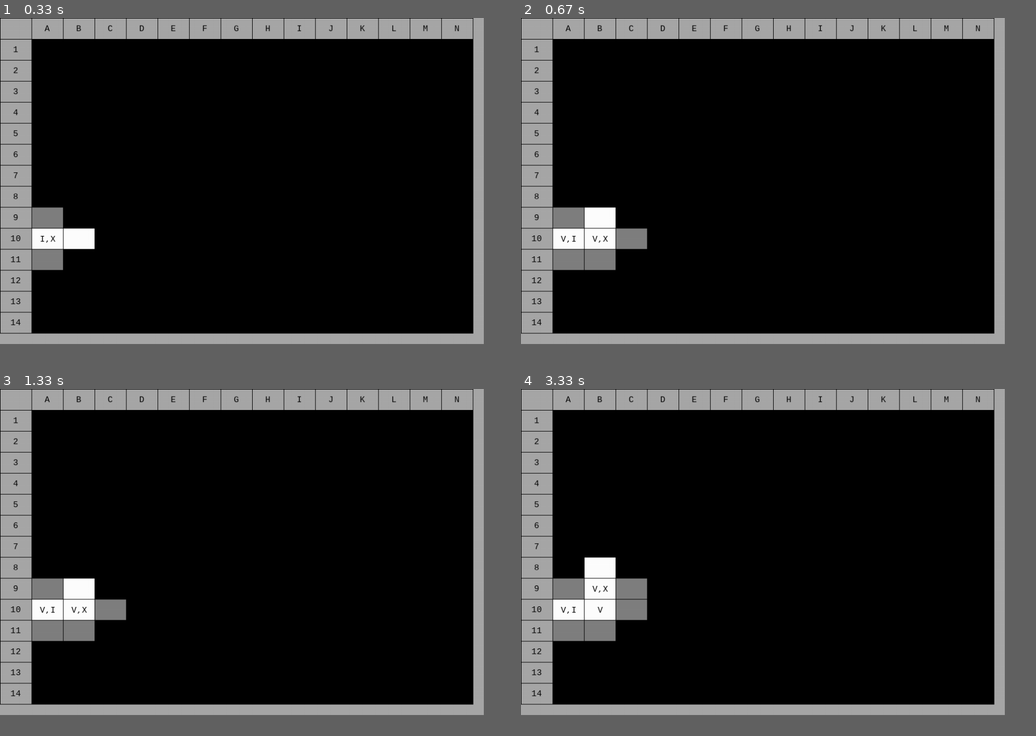
Above: before the commit, frames 1-4 (two rows, left to right).
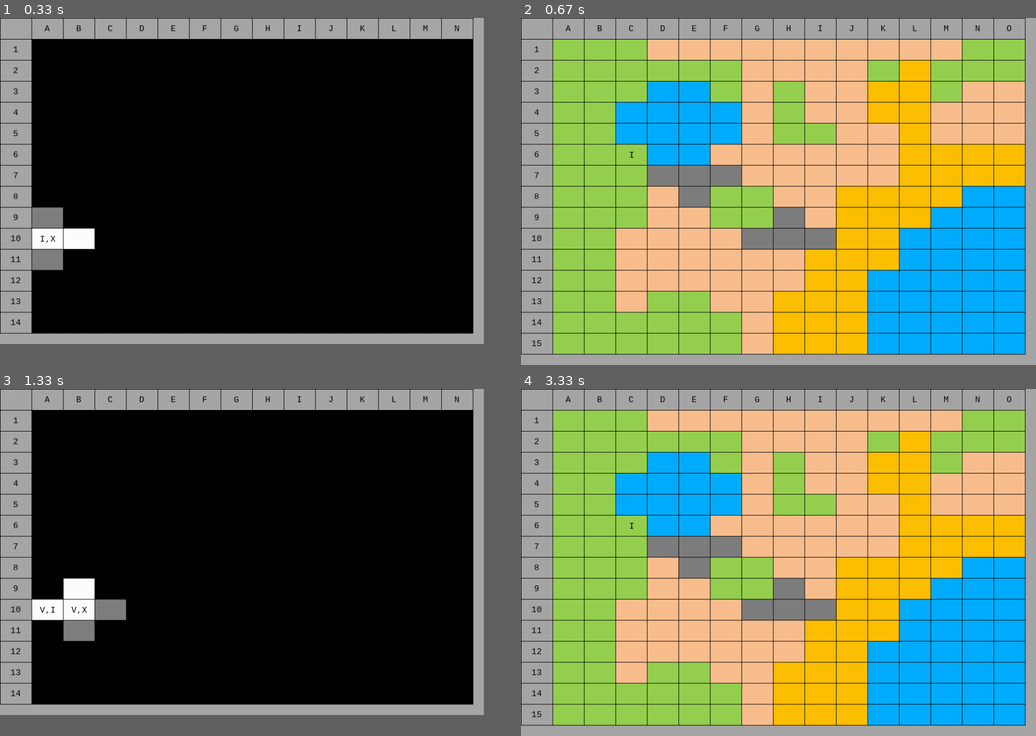
Above: after the commit, the same moments.

Repository: Edwin00821/FIA
Game: pygame game, started from agents-lab/main.py
Same seed, same stepped clock (60 frames per second), same inputs: the game is played once before the commit and once after it.
Inputs (mouse positions are in pixels of both pictures, inside the frame that each line leads up to):
- Up to frame 1 (0.33 s): no input
- Up to frame 2 (0.67 s): hold M from 0.33 s (still down); hold D from 0.33 s (still down)
- Up to frame 3 (1.33 s): release M at 0.8 s; release D at 0.8 s; hold M 0.83-1.3 s; hold D 0.83-1.3 s
- Up to frame 4 (3.33 s): tap 1 at 1.33 s; tap R at 1.67 s; hold D 2-2.47 s; hold W 2.5-2.8 s; click (613, 503) at 2.88 s; tap M at 3.17 s
In our replay, in frame 2 the window is 900x606 before the commit and 958x645 after it. These sizes can differ from the game's own. Grey fills any space a smaller window leaves; there, only what the larger window draws over its background counts as a difference.

Frame 1 is identical in both runs. In frame 2, 83% of the frame differs, in the area x 0-99%, y 0-98%; in frame 3, 0.7%; in frame 4, 83%.

Commit message:
feat(practice-1): implement game mode system with MAZE and MAP modes
- Add GameMode enum and GameConfig dataclass for mode management
- Create GameConfigLoader to load mode-specific configuration from JSON
- Refactor Application to support dynamic mode switching
- Add fog of war conditional rendering based on game mode
- Implement mode switching with 'M' key (MAZE - MAP)
- Move map and config files to mode-specific directories (data/maze/, data/map/)
- Add SWITCH_GAME_MODE event to EventBus
- Update Application.initialize() to use config loader instead of hardcoded values
- Clean up debug prints in Map.get_positions_with_mark()

BREAKING CHANGE: Map file location changed from data/map.csv to data/maze/map.csv

Diff:
--- /dev/null
+++ b/agents-lab/data/map/board.csv
@@ -0,0 +1,15 @@
+5,5,5,2,2,2,2,2,2,2,2,2,2,5,5
+5,5,5,5,5,5,2,2,2,2,5,4,5,5,5
+5,5,5,3,3,5,2,5,2,2,4,4,5,2,2
+5,5,3,3,3,3,2,5,2,2,4,4,2,2,2
+5,5,3,3,3,3,2,5,5,2,2,4,2,2,2
+5,5,5,3,3,2,2,2,2,2,2,4,4,4,4
+5,5,5,0,0,0,2,2,2,2,2,4,4,4,4
+5,5,5,2,0,5,5,2,2,4,4,4,4,3,3
+5,5,5,2,2,5,5,0,2,4,4,4,3,3,3
+5,5,2,2,2,2,0,0,0,4,4,3,3,3,3
+5,5,2,2,2,2,2,2,4,4,4,3,3,3,3
+5,5,2,2,2,2,2,2,4,4,3,3,3,3,3
+5,5,2,5,5,2,2,4,4,4,3,3,3,3,3
+5,5,5,5,5,5,2,4,4,4,3,3,3,3,3
+5,5,5,5,5,5,2,4,4,4,3,3,3,3,3
--- /dev/null
+++ b/agents-lab/data/map/config.json
@@ -0,0 +1,8 @@
+{
+  "mode": "map",
+  "map_path": "data/map/board.csv",
+  "initial_position": [5, 2],
+  "goal_position": [8, 7],
+  "entity_type": "human",
+  "entity_config": {}
+}
--- a/agents-lab/data/maze.txt
+++ /dev/null
@@ -1,14 +0,0 @@
-0,0,0,0,0,0,0,0,1,0,0,0,0,0
-0,1,1,1,1,0,1,1,1,1,1,1,1,1
-0,1,0,1,0,0,1,0,1,0,0,0,0,0
-0,0,1,1,1,1,1,0,1,0,0,0,0,0
-0,0,0,1,0,1,0,0,1,0,0,0,0,0
-0,0,0,1,0,0,0,0,1,0,0,0,0,0
-0,1,1,1,1,1,1,0,1,0,0,0,0,0
-0,1,0,1,0,0,0,0,0,0,0,0,0,0
-0,1,0,1,1,1,1,1,1,0,0,0,0,0
-1,1,0,1,0,0,0,1,0,0,0,0,0,0
-0,0,0,1,0,0,0,1,0,0,0,0,0,0
-0,0,0,1,0,0,0,1,0,0,0,0,0,0
-0,0,0,1,0,0,0,1,0,0,0,0,0,0
-0,0,0,1,0,0,0,1,0,0,0,0,0,0
--- /dev/null
+++ b/agents-lab/data/maze/config.json
@@ -0,0 +1,8 @@
+{
+  "mode": "maze",
+  "map_path": "data/maze/board.txt",
+  "initial_position": [9, 0],
+  "goal_position": [1, 4],
+  "entity_type": "3",
+  "entity_config": {}
+}
--- a/agents-lab/src/app/application.py
+++ b/agents-lab/src/app/application.py
@@ -4,9 +4,10 @@
 from src.core.agent import Agent
 from src.core.agent_factory import AgentFactory
 from src.core.actions import TurnLeft, TurnRight, MoveForward, MoveUp, MoveDown, MoveRight, MoveLeft
-
+from src.core.game_mode import GameMode, GameConfig
 
 from src.utils.map_loader import MapLoader
+from src.utils.game_config_loader import GameConfigLoader, GameConfigLoaderError
 
 from src.app.config.config_manager import ConfigManager
 
@@ -42,6 +43,11 @@
 
         self.map_loader = MapLoader()
 
+        self.game_config_loader = GameConfigLoader(
+            self._config_manager.app.DATA_DIRECTORY)
+
+        self.game_mode: GameMode = GameMode.MAZE
+
         self.map_renderer = None
         self.current_map = None
 
@@ -54,32 +60,18 @@
 
             self._setup_event_handlers()
 
-            # Cargar mapa por defecto
-            map_path = self._config_manager.app.DEFAULT_MAP_PATH
-            self.current_map = self.map_loader.load_map(map_path)
-
-            # Calcular tamaño de ventana e inicializar renderizado
-            width, height = MapRenderer.calculate_window_size(
-                self.current_map, self._config_manager.display
-            )
-
-            # Inicializar el motor gráfico
-            self.graphics_engine.initialize(
-                width + 1, height + 1, self._config_manager.app.WINDOW_TITLE)
-
-            # Crear el renderer
-            self.map_renderer = MapRenderer(
-                self.graphics_engine, self._config_manager)
-
-            self.coordinate_system = CoordinateSystem(self._config_manager)
-
-            self.current_map.grid[9][0].add_mark(CellMark.INITIAL)
-            self.current_map.grid[1][4].add_mark(CellMark.FINAL)
-            self.current_map.mark_decision_points()
-
-            self.current_agent = AgentFactory.create_agent(3, self.event_bus)
-
-            self.current_agent.initialize_on_map(self.current_map)
+            # Cargar configuración del modo inicial
+            try:
+                self.current_game_config = self.game_config_loader.load_config(
+                    self.game_mode
+                )
+            except GameConfigLoaderError as e:
+                print(f"Error cargando configuración del juego: {e}")
+                return False
+
+            # Cargar estado del juego según configuración
+            if not self._load_game_state(self.game_mode):
+                return False
 
             print("\nMotor de aplicación inicializado correctamente\n")
             return True
@@ -92,6 +84,10 @@
         """Configura los handlers del bus de eventos."""
         self.event_bus.register_handler(AppEvent.EXIT, self._on_exit)
         self.event_bus.register_handler(AppEvent.RELOAD, self._on_reload)
+
+        self.event_bus.register_handler(
+            AppEvent.SWITCH_GAME_MODE, self._on_switch_game_mode)
+
         self.event_bus.register_handler(
             AppEvent.CELL_INSPECTED, self._on_cell_inspected)
 
@@ -190,24 +186,20 @@
         """Maneja el evento de recargar la aplicación."""
         print("\nRecargando aplicación...")
         try:
-            # Recargar el mapa
-            map_path = self._config_manager.app.DEFAULT_MAP_PATH
-            self.current_map = self.map_loader.load_map(map_path)
-
-            # Recrear el renderer
-            self.map_renderer = MapRenderer(
-                self.graphics_engine, self._config_manager)
-
-            self.current_map.grid[9][0].add_mark(CellMark.INITIAL)
-            self.current_map.grid[1][4].add_mark(CellMark.FINAL)
-            self.current_map.mark_decision_points()
-
-            # Reinicializar agente en el nuevo mapa
+            # Recargar configuración del modo actual
+            self.current_game_config = self.game_config_loader.load_config(
+                self.game_mode
+            )
+
+            # Recargar estado del juego
             if self.current_agent:
                 self.current_agent.reset()
-                self.current_agent.initialize_on_map(self.current_map)
-
-            print("Aplicación recargada exitosamente")
+
+            if self._load_game_state(self.game_mode):
+                print("Aplicación recargada exitosamente")
+            else:
+                print("Error recargando aplicación")
+
         except Exception as e:
             print(f"Error recargando aplicación: {e}")
 
@@ -231,49 +223,168 @@
         if self.current_agent and self.current_map:
             action = TurnLeft()
             if self.current_agent.perform_action(action, self.current_map, AppEvent.AGENT_MOVED):
-              print("_on_agent_turn_left\n")
+                print("_on_agent_turn_left\n")
 
     def _on_agent_turn_right(self) -> None:
         """Maneja el evento de giro a la derecha del agente."""
         if self.current_agent and self.current_map:
             action = TurnRight()
             if self.current_agent.perform_action(action, self.current_map, AppEvent.AGENT_MOVED):
-              print("_on_agent_turn_right\n")
+                print("_on_agent_turn_right\n")
 
     def _on_agent_move_forward(self) -> None:
         """Maneja el evento de movimiento hacia adelante del agente."""
         if self.current_agent and self.current_map:
             action = MoveForward()
             if self.current_agent.perform_action(action, self.current_map, AppEvent.AGENT_MOVED):
-              print("")
+                print("")
 
     def _on_agent_move_up(self) -> None:
         """Maneja el evento de movimiento hacia arriba del agente."""
         if self.current_agent and self.current_map:
             action = MoveUp()
             if self.current_agent.perform_action(action, self.current_map, AppEvent.AGENT_MOVED):
-              print("_on_agent_move_up\n")
+                print("_on_agent_move_up\n")
 
     def _on_agent_move_down(self) -> None:
         """Maneja el evento de movimiento hacia abajo del agente."""
         if self.current_agent and self.current_map:
             action = MoveDown()
             if self.current_agent.perform_action(action, self.current_map, AppEvent.AGENT_MOVED):
-              print("_on_agent_move_down\n")
+                print("_on_agent_move_down\n")
 
     def _on_agent_move_right(self) -> None:
         """Maneja el evento de movimiento hacia la derecha este del agente."""
         if self.current_agent and self.current_map:
             action = MoveRight()
             if self.current_agent.perform_action(action, self.current_map, AppEvent.AGENT_MOVED):
-              print("_on_agent_move_right\n")
+                print("_on_agent_move_right\n")
 
     def _on_agent_move_left(self) -> None:
         """Maneja el evento de movimiento hacia la izquierda del agente."""
         if self.current_agent and self.current_map:
             action = MoveLeft()
             if self.current_agent.perform_action(action, self.current_map, AppEvent.AGENT_MOVED):
-              print("_on_agent_move_left\n")
+                print("_on_agent_move_left\n")
+
+    def _on_switch_game_mode(self) -> None:
+        """Maneja el evento de cambiar modo de juego."""
+        # Alternar entre MAZE y MAP
+        new_mode = GameMode.MAP if self.game_mode == GameMode.MAZE else GameMode.MAZE
+        self.switch_game_mode(new_mode)
+
+    def _load_game_state(self, mode: GameMode) -> bool:
+        """
+        Carga el estado del juego según el modo especificado.
+
+        Args:
+            mode: Modo de juego a cargar
+
+        Returns:
+            bool: True si la carga fue exitosa
+        """
+        try:
+            config = self.current_game_config
+
+            # Cargar mapa
+            self.current_map = self.map_loader.load_map(config.map_path)
+
+            # Calcular tamaño de ventana
+            width, height = MapRenderer.calculate_window_size(
+                self.current_map, self._config_manager.display
+            )
+
+            # Inicializar el motor gráfico
+            if self.graphics_engine._screen:
+                self.graphics_engine.resize(width + 1, height + 1)
+            else:
+                self.graphics_engine.initialize(
+                    width + 1, height + 1, self._config_manager.app.WINDOW_TITLE)
+
+            # Crear el renderer
+            self.map_renderer = MapRenderer(
+                self.graphics_engine, self._config_manager
+            )
+
+            self.coordinate_system = CoordinateSystem(self._config_manager)
+
+            # Marcar posiciones inicial y final
+            initial_row, initial_col = config.initial_position
+            goal_row, goal_col = config.goal_position
+
+            self.current_map.grid[initial_row][initial_col].add_mark(
+                CellMark.INITIAL)
+            self.current_map.grid[goal_row][goal_col].add_mark(CellMark.FINAL)
+
+            # Aplicar fog of war según modo
+            if mode == GameMode.MAZE:
+                self.current_map.mask_all()
+
+                # Marcar puntos de decisión
+                self.current_map.mark_decision_points()
+                print("Modo MAZE: Fog of War activado")
+            else:  # MAP
+                # Descubrir todo el mapa
+                for row in range(self.current_map.rows):
+                    for col in range(self.current_map.cols):
+                        self.current_map.discover_cell(row, col)
+                print("Modo MAP: Mapa completamente visible")
+
+            # Crear entidad según tipo
+            # Por ahora solo soportamos agentes (entity_type = "1", "2", "3", etc.)
+            self.current_agent = AgentFactory.create_agent(
+                config.entity_type, self.event_bus
+            )
+
+            # Inicializar agente en el mapa
+            self.current_agent.initialize_on_map(self.current_map)
+
+            return True
+
+        except Exception as e:
+            print(f"Error cargando estado del juego: {e}")
+            return False
+
+    def switch_game_mode(self, new_mode: GameMode) -> bool:
+        """
+        Cambia el modo de juego actual.
+
+        Args:
+            new_mode: Nuevo modo de juego
+
+        Returns:
+            bool: True si el cambio fue exitoso
+        """
+        if new_mode == self.game_mode:
+            print(f"Ya estás en modo {new_mode.value.upper()}")
+            return False
+
+        try:
+            print(
+                f"\nCambiando de modo {self.game_mode.value.upper()} → {new_mode.value.upper()}...")
+
+            # Cargar configuración del nuevo modo
+            self.current_game_config = self.game_config_loader.load_config(
+                new_mode)
+
+            # Actualizar modo actual
+            self.game_mode = new_mode
+
+            # Reiniciar agente si existe
+            if self.current_agent:
+                self.current_agent.reset()
+
+            # Cargar estado del nuevo modo
+            if self._load_game_state(new_mode):
+                print(f"Modo {new_mode.value.upper()} cargado exitosamente\n")
+                return True
+            else:
+                print(f"Error cargando modo {new_mode.value.upper()}")
+                return False
+
+        except GameConfigLoaderError as e:
+            print(f"Error cambiando modo de juego: {e}")
+            return False
 
     def run(self) -> None:
         """Ejecuta el ciclo principal de la aplicación."""
@@ -288,6 +399,7 @@
         print("  R - Recargar aplicación")
         print("  E - Alternar modo edición")
         print("  V - Salir del modo edición")
+        print("  M - Cambiar modo de juego (MAZE - MAP)")
         print("  Click - Inspeccionar celda (o editar en modo edición)")
         print("  0-9 - Cambiar tipo de terreno (en modo edición)")
 
--- a/agents-lab/src/app/config/config_manager.py
+++ b/agents-lab/src/app/config/config_manager.py
@@ -7,7 +7,7 @@
 @dataclass
 class AppConfig:
     """Configuración general de la aplicación."""
-    DEFAULT_MAP_PATH: str = "data/map.csv"
+    DEFAULT_GAME_MODE: str = "maze"
     DATA_DIRECTORY: str = "data"
     WINDOW_TITLE: str = "FIA - Fundamentos de Inteligencia Artificial"
 
--- a/agents-lab/src/app/engines/pygame_graphics_engine.py
+++ b/agents-lab/src/app/engines/pygame_graphics_engine.py
@@ -43,6 +43,11 @@
         text_rect = text_surface.get_rect(center=(x, y))
         self._screen.blit(text_surface, text_rect)
 
+    def resize(self, width: int, height: int) -> None:
+        """Redimensiona la ventana."""
+        self._ensure_initialized()
+        self._screen = pygame.display.set_mode((width, height))
+
     def present(self) -> None:
         """Presenta el frame."""
         self._ensure_initialized()
--- a/agents-lab/src/app/events/event_bus.py
+++ b/agents-lab/src/app/events/event_bus.py
@@ -27,6 +27,8 @@
     AGENT_MOVE_DOWN = "agent_move_down"
     AGENT_MOVE_RIGHT = "agent_move_right"
     AGENT_MOVE_LEFT = "agent_move_left"
+
+    SWITCH_GAME_MODE = "switch_game_mode"
 
 
 class EventBus:
--- a/agents-lab/src/app/events/input_handler.py
+++ b/agents-lab/src/app/events/input_handler.py
@@ -28,6 +28,7 @@
             pygame.K_r: AppEvent.RELOAD,
             pygame.K_e: AppEvent.EDIT_MODE_TOGGLE,
             pygame.K_v: AppEvent.EDIT_MODE_EXIT,
+            pygame.K_m: AppEvent.SWITCH_GAME_MODE,
 
             # Controles de agente
             pygame.K_j: AppEvent.AGENT_TURN_LEFT,
--- /dev/null
+++ b/agents-lab/src/core/game_mode.py
@@ -0,0 +1,35 @@
+from enum import Enum
+from dataclasses import dataclass
+from typing import Tuple, Dict, Any
+
+
+class GameMode(Enum):
+    """Modos de juego disponibles."""
+    MAZE = "maze"
+    MAP = "map"
+
+
+@dataclass
+class GameConfig:
+    """
+    Configuración específica de un modo de juego.
+
+    Attributes:
+        mode: Modo de juego activo
+        map_path: Ruta al archivo del mapa
+        initial_position: Posición inicial (row, col)
+        goal_position: Posición del objetivo (row, col)
+        entity_type: Tipo de entidad a crear ("1", "2", "3", etc. para agentes o "human", "monkey", etc. para beings)
+        entity_config: Configuración adicional específica de la entidad
+    """
+    mode: GameMode
+    map_path: str
+    initial_position: Tuple[int, int]
+    goal_position: Tuple[int, int]
+    entity_type: str
+    entity_config: Dict[str, Any] = None
+
+    def __post_init__(self):
+        """Inicializa entity_config si es None."""
+        if self.entity_config is None:
+            self.entity_config = {}
--- a/agents-lab/src/core/map.py
+++ b/agents-lab/src/core/map.py
@@ -103,8 +103,6 @@
             Lista de tuplas (row, col)
         """
         self._build_mark_index()
-        print("-----")
-        print(self.mark_index)
         return self.mark_index[mark].copy()
 
     def mark_decision_points(self) -> None:
--- /dev/null
+++ b/agents-lab/src/utils/game_config_loader.py
@@ -0,0 +1,133 @@
+import json
+from pathlib import Path
+
+from src.core.game_mode import GameMode, GameConfig
+
+
+class GameConfigLoaderError(Exception):
+    """Excepción personalizada para errores en la carga de configuración."""
+    pass
+
+
+class GameConfigLoader:
+    """
+    Cargador de configuración específica de modos de juego.
+
+    Se encarga de leer archivos config.json y validar su estructura.
+    """
+
+    def __init__(self, base_path: str = "data"):
+        """
+        Inicializa el cargador de configuración.
+
+        Args:
+            base_path: Ruta base donde se encuentran las carpetas de configuración
+        """
+        self.base_path = Path(base_path)
+
+    def load_config(self, mode: GameMode) -> GameConfig:
+        """
+        Carga la configuración para un modo de juego específico.
+
+        Args:
+            mode: Modo de juego a cargar
+
+        Returns:
+            GameConfig con la configuración cargada
+
+        Raises:
+            GameConfigLoaderError: Si hay errores en la carga o validación
+        """
+        config_path = self.base_path / mode.value / "config.json"
+
+        # Validar que el archivo existe
+        if not config_path.exists():
+            raise GameConfigLoaderError(
+                f"Archivo de configuración no encontrado: {config_path}"
+            )
+
+        try:
+            # Leer archivo JSON
+            with open(config_path, 'r', encoding='utf-8') as f:
+                data = json.load(f)
+
+            # Validar estructura
+            self._validate_config_structure(data, config_path)
+
+            # Construir GameConfig
+            return GameConfig(
+                mode=mode,
+                map_path=data['map_path'],
+                initial_position=tuple(data['initial_position']),
+                goal_position=tuple(data['goal_position']),
+                entity_type=data['entity_type'],
+                entity_config=data.get('entity_config', {})
+            )
+
+        except json.JSONDecodeError as e:
+            raise GameConfigLoaderError(
+                f"Error parseando JSON en {config_path}: {e}"
+            )
+        except KeyError as e:
+            raise GameConfigLoaderError(
+                f"Campo requerido faltante en {config_path}: {e}"
+            )
+        except Exception as e:
+            raise GameConfigLoaderError(
+                f"Error inesperado cargando configuración: {e}"
+            )
+
+    def _validate_config_structure(self, data: dict, config_path: Path) -> None:
+        """
+        Valida que la estructura del JSON sea correcta.
+
+        Args:
+            data: Diccionario con los datos del JSON
+            config_path: Ruta del archivo (para mensajes de error)
+
+        Raises:
+            GameConfigLoaderError: Si la estructura es inválida
+        """
+        required_fields = [
+            'mode', 'map_path', 'initial_position',
+            'goal_position', 'entity_type'
+        ]
+
+        # Verificar campos requeridos
+        for field in required_fields:
+            if field not in data:
+                raise GameConfigLoaderError(
+                    f"Campo requerido '{field}' faltante en {config_path}"
+                )
+
+        # Validar tipos
+        if not isinstance(data['initial_position'], list) or len(data['initial_position']) != 2:
+            raise GameConfigLoaderError(
+                f"'initial_position' debe ser una lista de 2 elementos en {config_path}"
+            )
+
+        if not isinstance(data['goal_position'], list) or len(data['goal_position']) != 2:
+            raise GameConfigLoaderError(
+                f"'goal_position' debe ser una lista de 2 elementos en {config_path}"
+            )
+
+        # Validar que el archivo de mapa existe
+        map_path = Path(data['map_path'])
+        if not map_path.exists():
+            raise GameConfigLoaderError(
+                f"Archivo de mapa no encontrado: {map_path} (especificado en {config_path})"
+            )
+
+    def get_available_modes(self) -> list[GameMode]:
+        """
+        Obtiene la lista de modos disponibles (que tienen carpeta de configuración).
+
+        Returns:
+            Lista de GameMode disponibles
+        """
+        available = []
+        for mode in GameMode:
+            config_path = self.base_path / mode.value / "config.json"
+            if config_path.exists():
+                available.append(mode)
+        return available
Renamed: agents-lab/data/map.csv -> agents-lab/data/maze/board.txt
